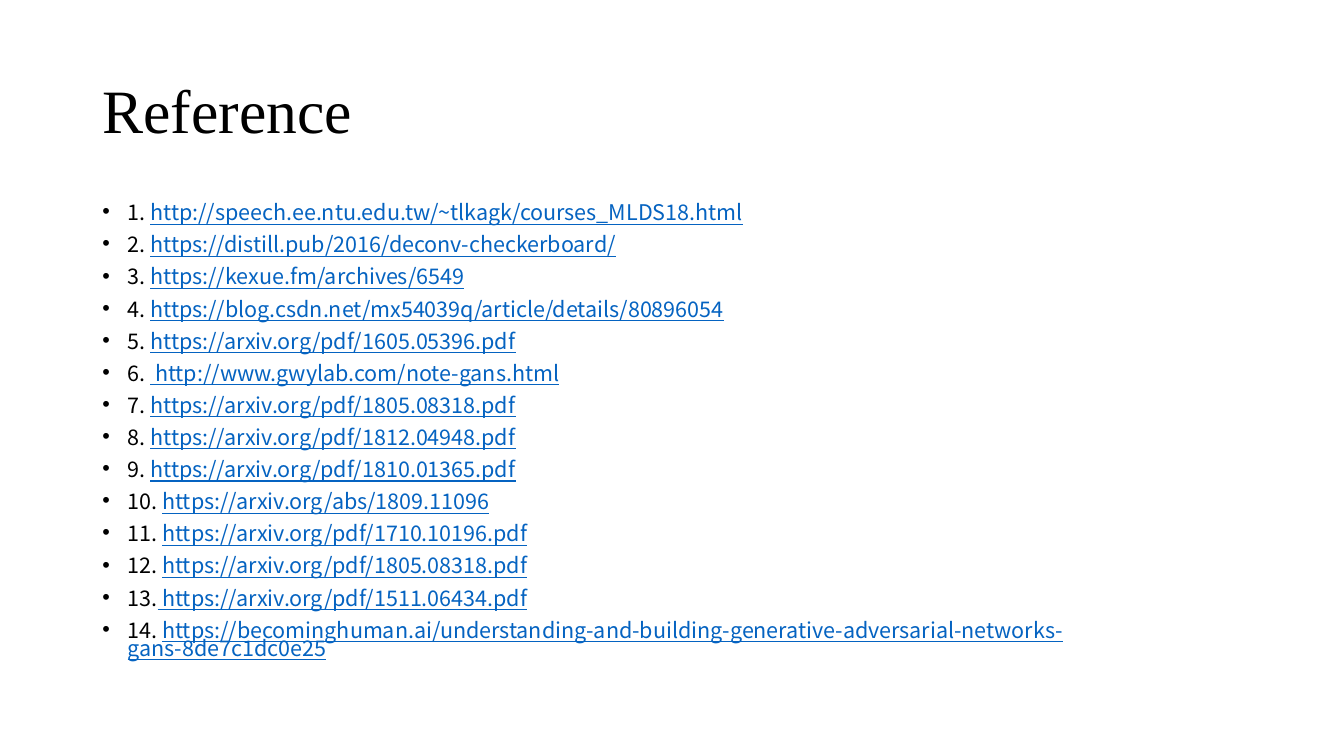
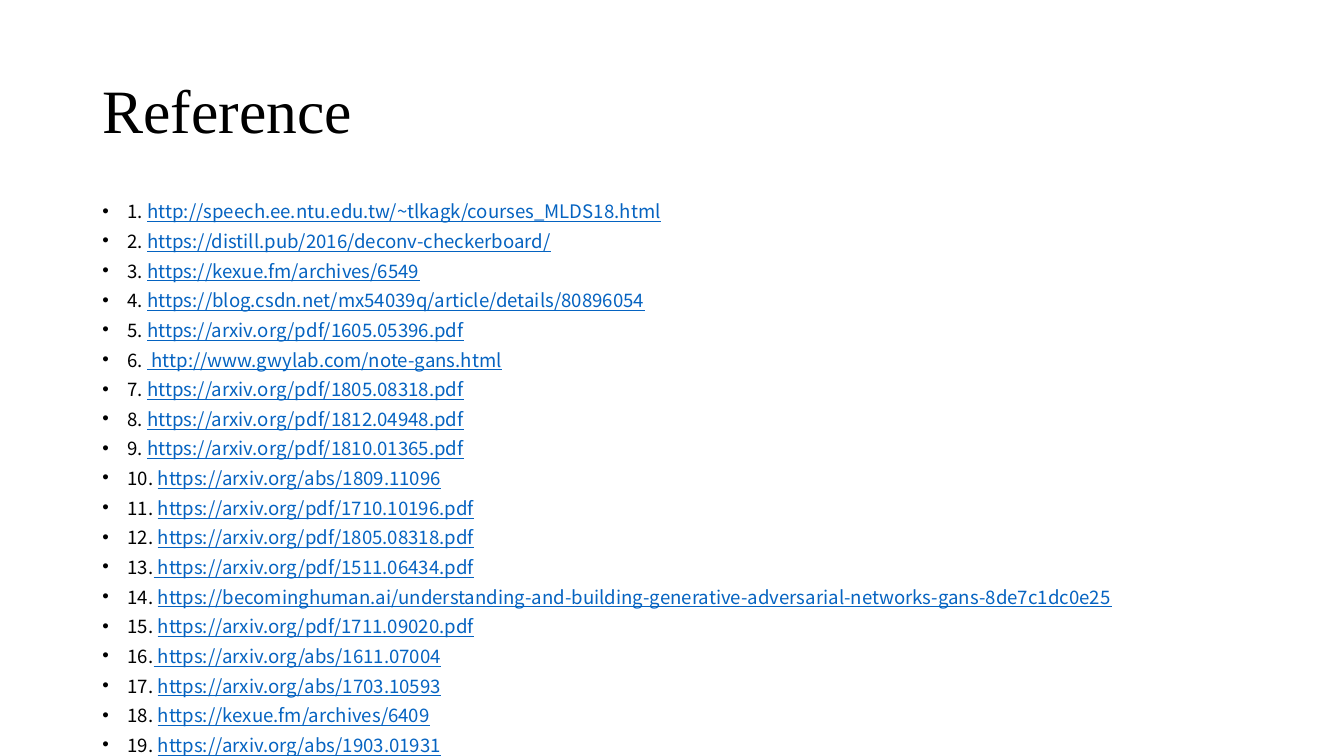
Before and after one commit to FangYang970206/PaperNote, a slide deck: slide 17 of GAN/DCGAN to stylegan.pptx (slide 12 before the commit). Drawn at 1344x756 pixels with LibreOffice and Linux fonts; fonts in the diff are those of the drawing. Boxes give left, top, right and bottom in pixels: in the first picture for what was removed or moved away, otherwise in the second. Text is boxed around its words. In the diff, an @@ line names an element or a change of style, - is before the commit and + after.

Commit message:
update

```diff
--- a/GAN/DCGAN to stylegan.pptx
+++ b/GAN/DCGAN to stylegan.pptx
@@ text at box(128, 203, 1111, 609): size 15.4 to 13.3 pt in "1. http://speech.ee.ntu.edu.tw/~tlkagk/courses_MLDS18.html", "2. https://distill.pub/2016/deconv-checkerboard/", "3. https://kexue.fm/archives/6549", "4. https://blog.csdn.net/mx54039q/article/details/80896054" and 10 more places @@
@@ text at box(128, 618, 474, 756): paragraphs added @@
+• 15. https://arxiv.org/pdf/1711.09020.pdf
+• 16. https://arxiv.org/abs/1611.07004
+• 17. https://arxiv.org/abs/1703.10593
+• 18. https://kexue.fm/archives/6409
+• 19. https://arxiv.org/abs/1903.01931
```
Also in this commit, not shown: 4 other slides changed, 3 slides added, 1 slide removed.
